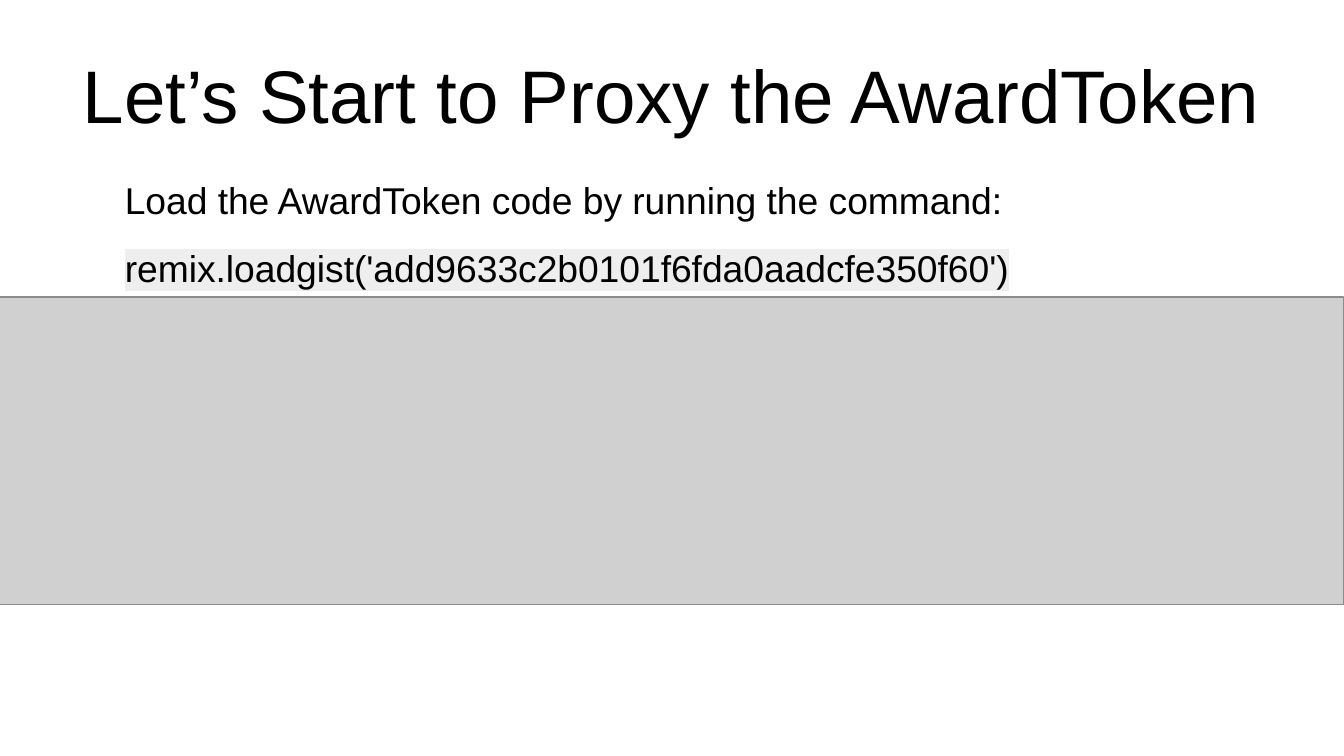
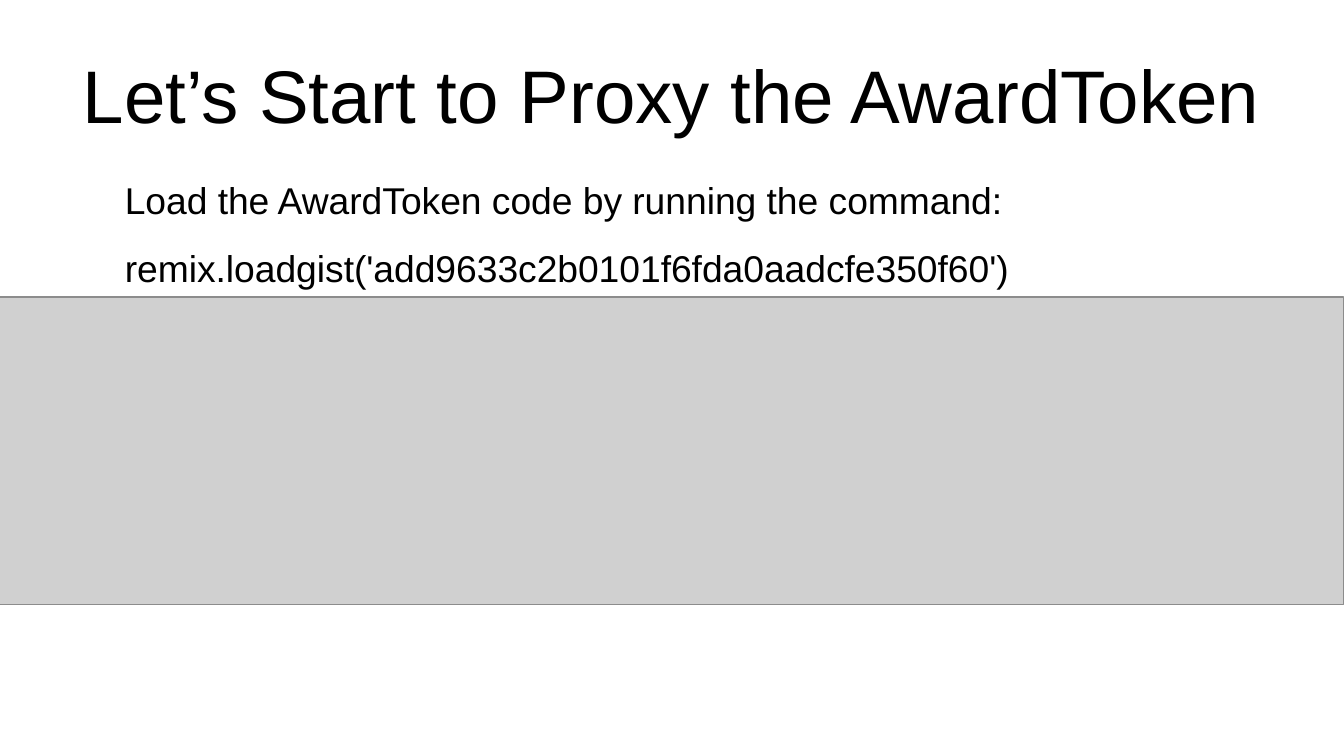
Before and after one commit to ethereum/remix-workshops, a slide deck: slide 5 of proxyContractAwardToken/ProxyContract.odp. Drawn at 1344x756 pixels with LibreOffice and Linux fonts; fonts in the diff are those of the drawing; grey boxes stand for pictures. Boxes give left, top, right and bottom in pixels: in the first picture for what was removed or moved away, otherwise in the second. Text is boxed around its words. In the diff, an @@ line names an element or a change of style, - is before the commit and + after.

Commit message:
delete kombucha update proxy contract and remix-loading-gh & remix-basic-all-in-gist.odp

```diff
--- a/proxyContractAwardToken/ProxyContract.odp
+++ b/proxyContractAwardToken/ProxyContract.odp
@@ text at [125,255,1009,290]: highlight #EEEEEE to none in "remix.loadgist('add9633c2b0101f6fda0aadcfe350f60')" @@
```
Also in this commit, not shown: 11 other slides changed, 2 slides added, 14 other files.
